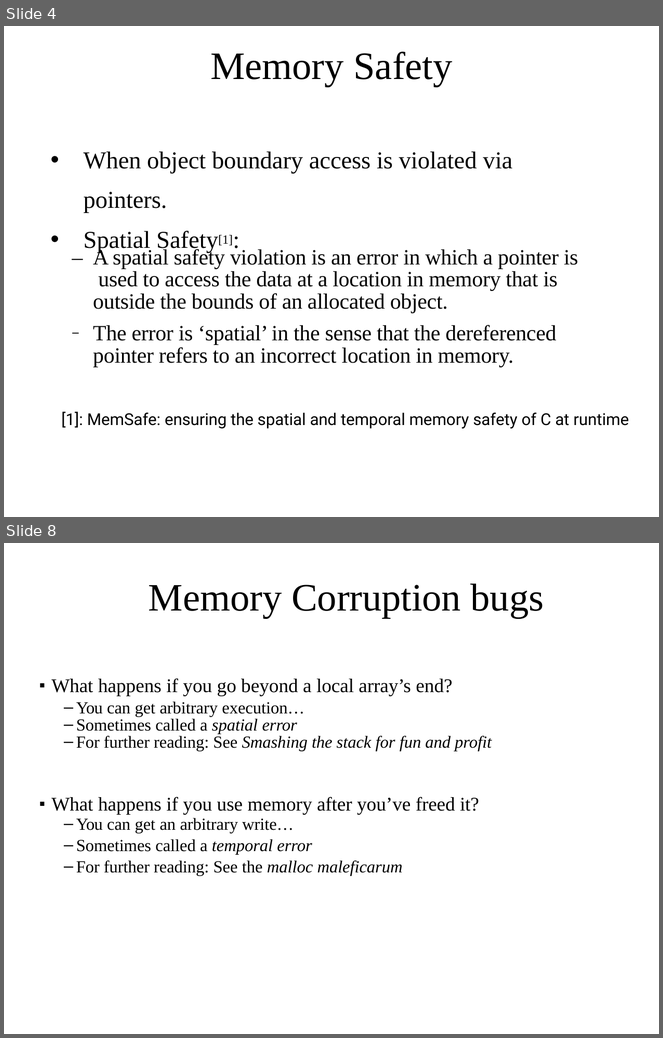
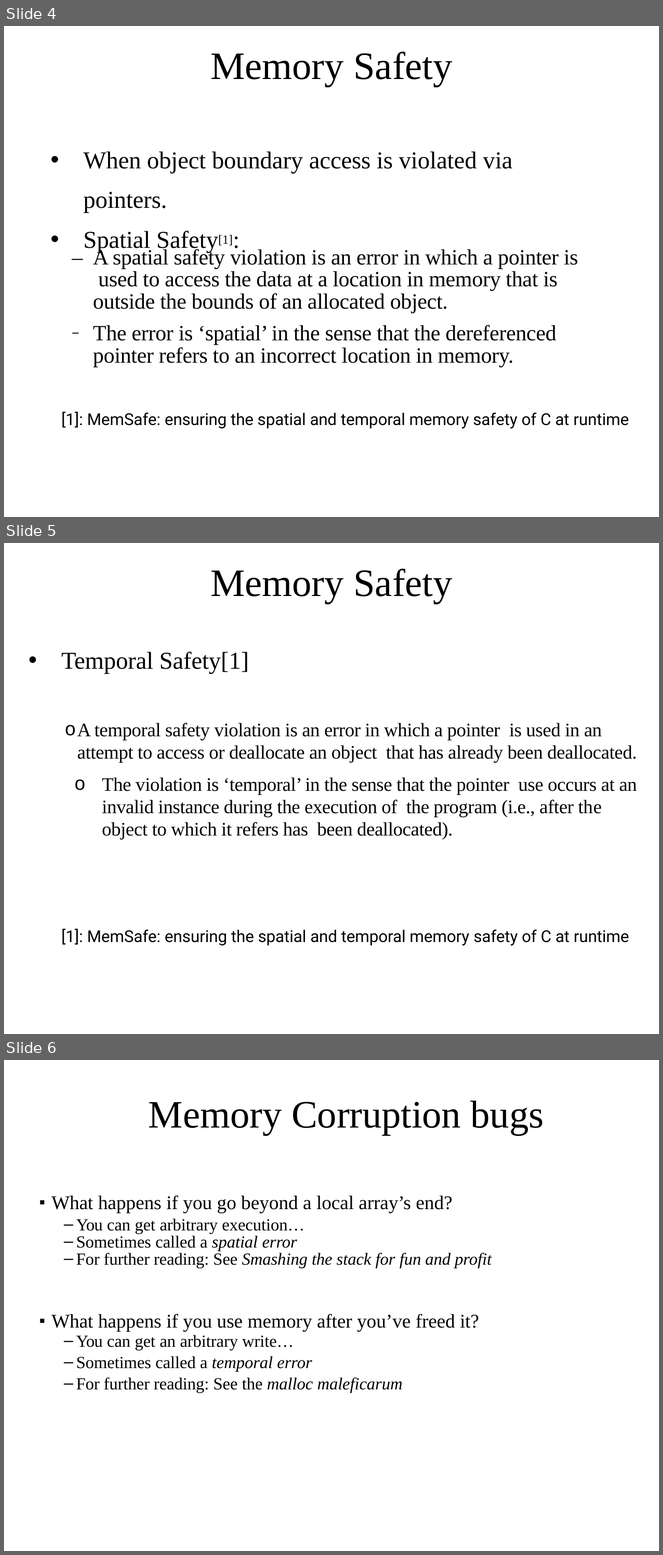
Before and after one commit to cs-uob/COMS20012, a slide deck: docs/Intro to Software Security.pptx. Shown one above the other, each under a label of ours: slides 4 and 8 before the commit, slides 4, 5 and 6 after it; the slides between them are not shown. The pictures are 663x1038 and 663x1555 pixels, drawn with LibreOffice and Linux fonts; fonts in the diff are those of the drawing. Boxes give left, top, right and bottom in pixels: in the first picture for what was removed or moved away, otherwise in the second. Text is boxed around its words. In the diff, an @@ line names an element or a change of style, - is before the commit and + after.

```diff
--- a/docs/Intro to Software Security.pptx
+++ b/docs/Intro to Software Security.pptx
@@ slide 5 added at [4,543,659,1034], background #FFFFFF @@
@@ text added at [210,568,452,604], 32 pt, text #000000 @@
+Memory Safety
@@ text added at [61,652,249,674], 20 pt, text #000000 @@
+• Temporal Safety[1]
@@ text added at [77,723,637,840], 15.8 pt, text #000000 @@
+  o A temporal safety violation is an error in which a pointer is used in an attempt to access or deallocate an object that has already been deallocated.
+  o The violation is ‘temporal’ in the sense that the pointer use occurs at an invalid instance during the execution of the program (i.e., after the object to which it refers has been deallocated).
@@ text added at [61,929,630,946], 13.5 pt, text #000000 @@
+[1]: MemSafe: ensuring the spatial and temporal memory safety of C at runtime
@@ what was slide 8 is now slide 6 @@
```
Also in this commit, not shown: 5 slides changed.
